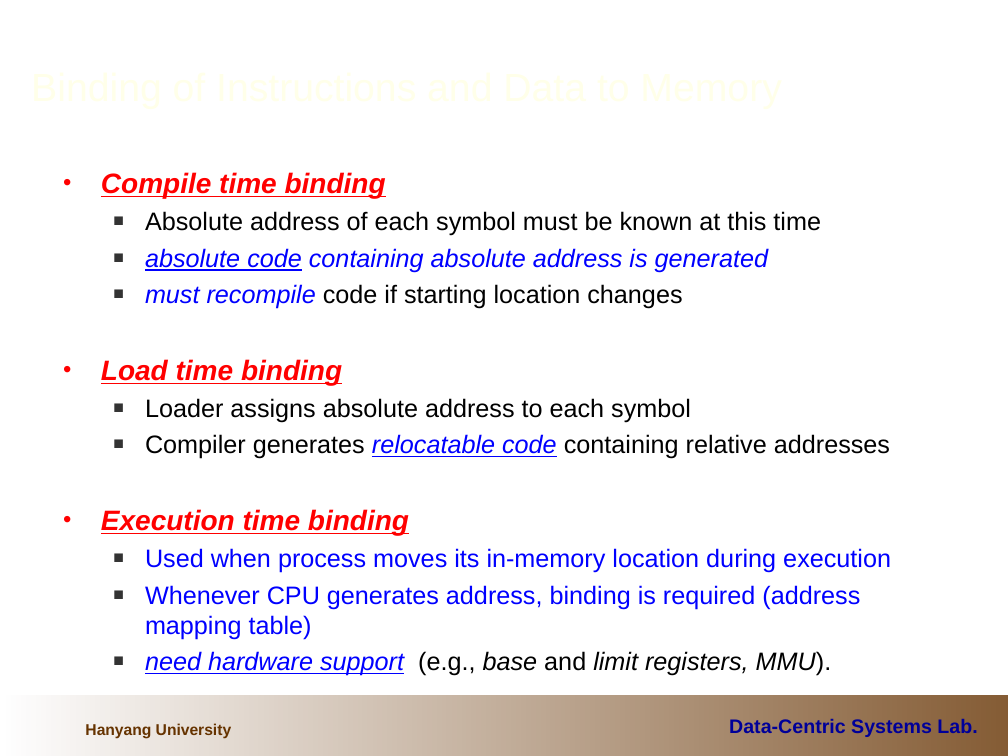
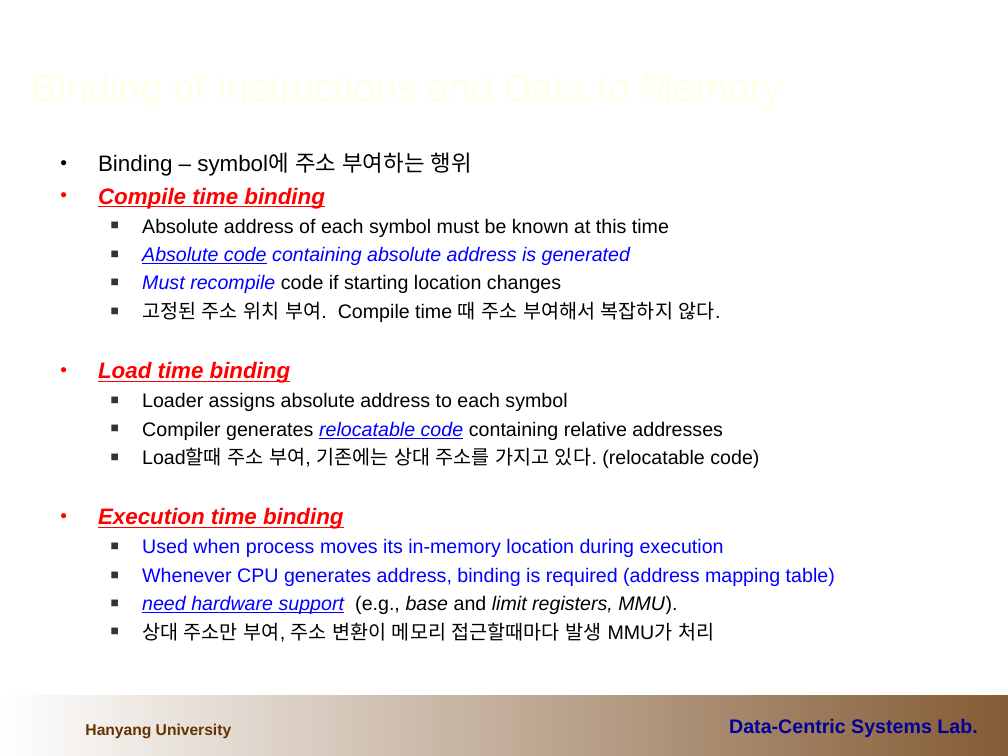
Before and after one commit to cocojk/major, a slide deck: slide 4 of os/이론/7.MemoryManagement.ppt. Drawn at 1008x756 pixels with LibreOffice and Linux fonts; fonts in the diff are those of the drawing; background and template pictures are left out. Boxes give left, top, right and bottom in pixels: in the first picture for what was removed or moved away, otherwise in the second. Text is boxed around its words. In the diff, an @@ line names an element or a change of style, - is before the commit and + after.

```diff
--- a/os/이론/7.MemoryManagement.ppt
+++ b/os/이론/7.MemoryManagement.ppt
@@ text "Binding – symbol에 주소 부여하는 ...": place and size @@
-text "Binding – symbol에 주소 부여하는 ..." at (101, 172, 891, 676)
+text "Binding – symbol에 주소 부여하는 ..." at (98, 152, 835, 642)
@@ text at (98, 152, 472, 176): paragraph added @@
+• Binding – symbol에 주소 부여하는 행위
@@ text at (98, 187, 835, 614): size 20 to 16 pt in "Compile time binding", "Load time binding", "Execution time binding"; size 18 to 14 pt in "Absolute address of each symbol must be ...", "Loader assigns absolute address to each symbol", "Compiler generates relocatable code containing relative addr ...", "Used when process moves its in-memory location ..." and 2 more places; less space between paragraphs @@
@@ text at (142, 246, 721, 322): text changed; size 18 to 14 pt; text colour #0000FF to #000000; italic off @@
-  ■ absolute code containing absolute address is generated
-  ■ must recompile code if starting location changes
+  ■ Absolute code containing absolute address is generated
+  ■ Must recompile code if starting location changes
+  ■ 고정된 주소 위치 부여. Compile time 때 주소 부여해서 복잡하지 않다.
@@ text at (142, 447, 759, 468): paragraph added @@
+  ■ Load할때 주소 부여, 기존에는 상대 주소를 가지고 있다. (relocatable code)
@@ text at (142, 622, 714, 642): paragraph added @@
+  ■ 상대 주소만 부여, 주소 변환이 메모리 접근할때마다 발생 MMU가 처리
```
Also in this commit, not shown: 3 other slides changed, 1 other file.
